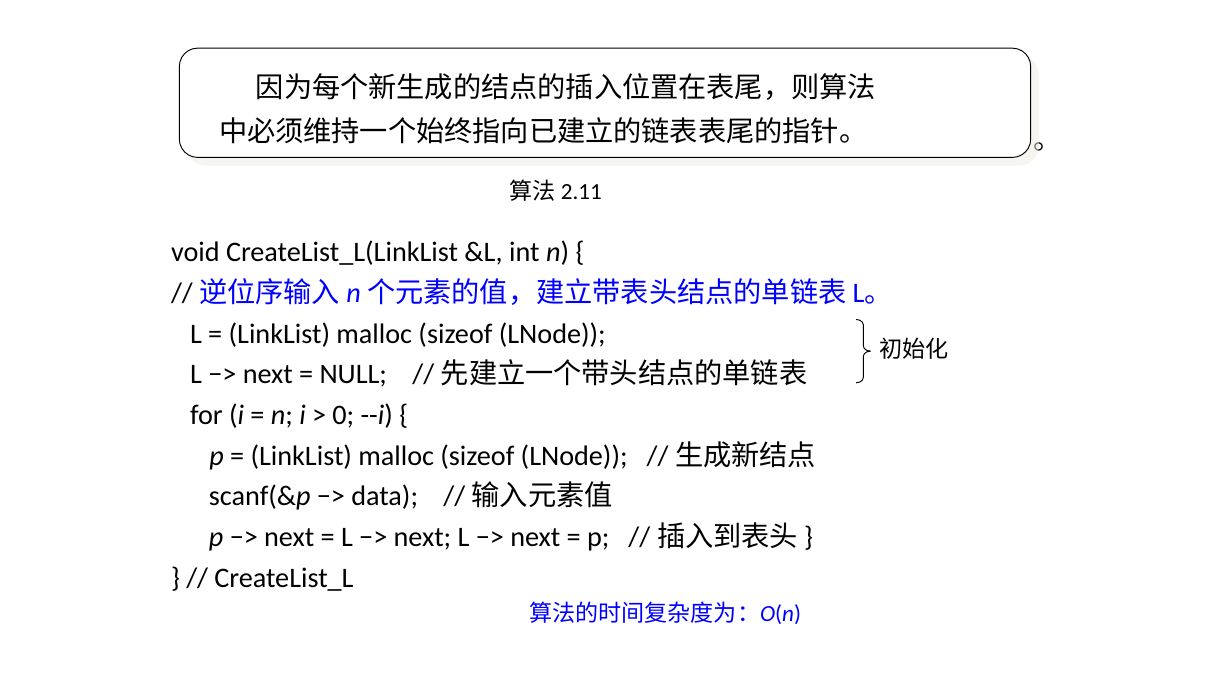
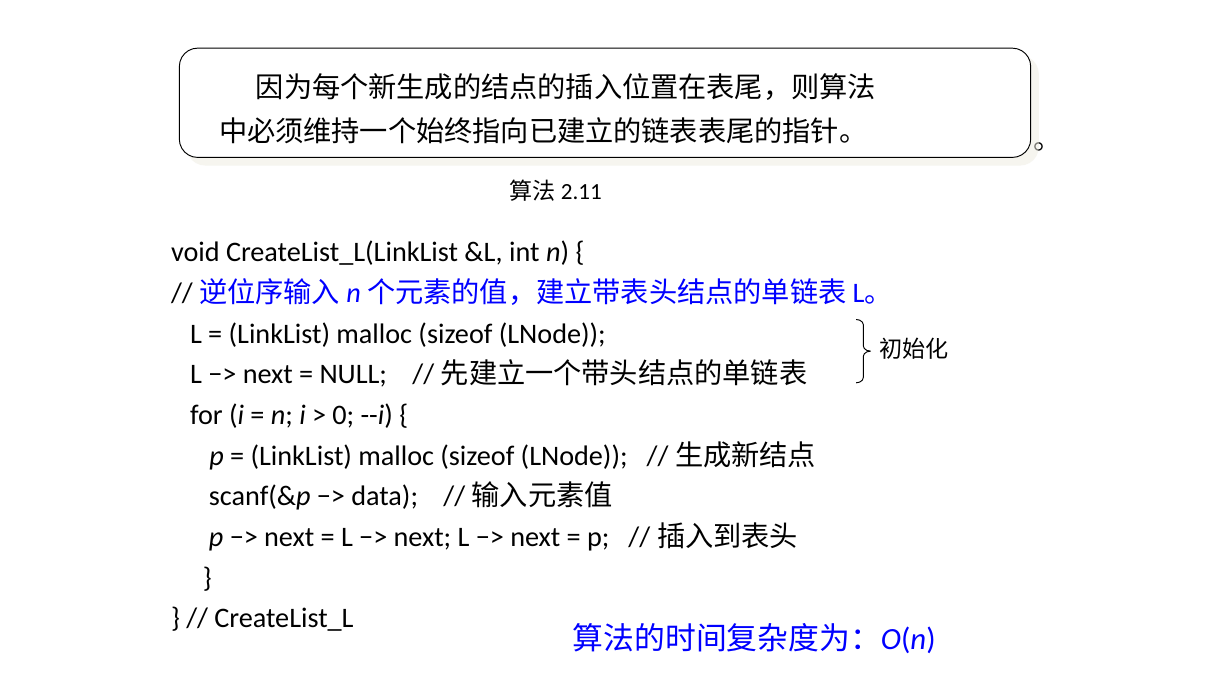
Before and after one commit to Gempittance/Data_Structur_Build, a slide deck: slide 51 of 数据结构PPT/ds2.pptx. Drawn at 1232x693 pixels with LibreOffice and Linux fonts; fonts in the diff are those of the drawing. Boxes give left, top, right and bottom in pixels: in the first picture for what was removed or moved away, otherwise in the second. Text is boxed around its words. In the diff, an @@ line names an element or a change of style, - is before the commit and + after.

Commit message:
22222

```diff
--- a/数据结构PPT/ds2.pptx
+++ b/数据结构PPT/ds2.pptx
@@ text at (171,240,893,631): text changed @@
-void CreateList_L(LinkList &L, int n) {
-// 逆位序输入 n 个元素的值，建立带表头结点的单链表 L。
-L = (LinkList) malloc (sizeof (LNode));
-L −> next = NULL; // 先建立一个带头结点的单链表
-for (i = n; i > 0; --i) {
-p = (LinkList) malloc (sizeof (LNode)); // 生成新结点
-scanf(&p −> data); // 输入元素值
-p −> next = L −> next; L −> next = p; // 插入到表头 }
-} // CreateList_L
+void CreateList_L(LinkList &L, int n) {
+// 逆位序输入 n 个元素的值，建立带表头结点的单链表 L。
+L = (LinkList) malloc (sizeof (LNode));
+L −> next = NULL; // 先建立一个带头结点的单链表
+for (i = n; i > 0; --i) {
+p = (LinkList) malloc (sizeof (LNode)); // 生成新结点
+scanf(&p −> data); // 输入元素值
+p −> next = L −> next; L −> next = p; // 插入到表头
+}
+} // CreateList_L
@@ text "算法的时间复杂度为：O(n)": place and size @@
-text "算法的时间复杂度为：O(n)" at (529,601,801,624)
+text "算法的时间复杂度为：O(n)" at (573,623,936,653)
@@ text "算法的时间复杂度为：O(n)" at (573,623,936,653): size 18 to 24 pt @@
```
